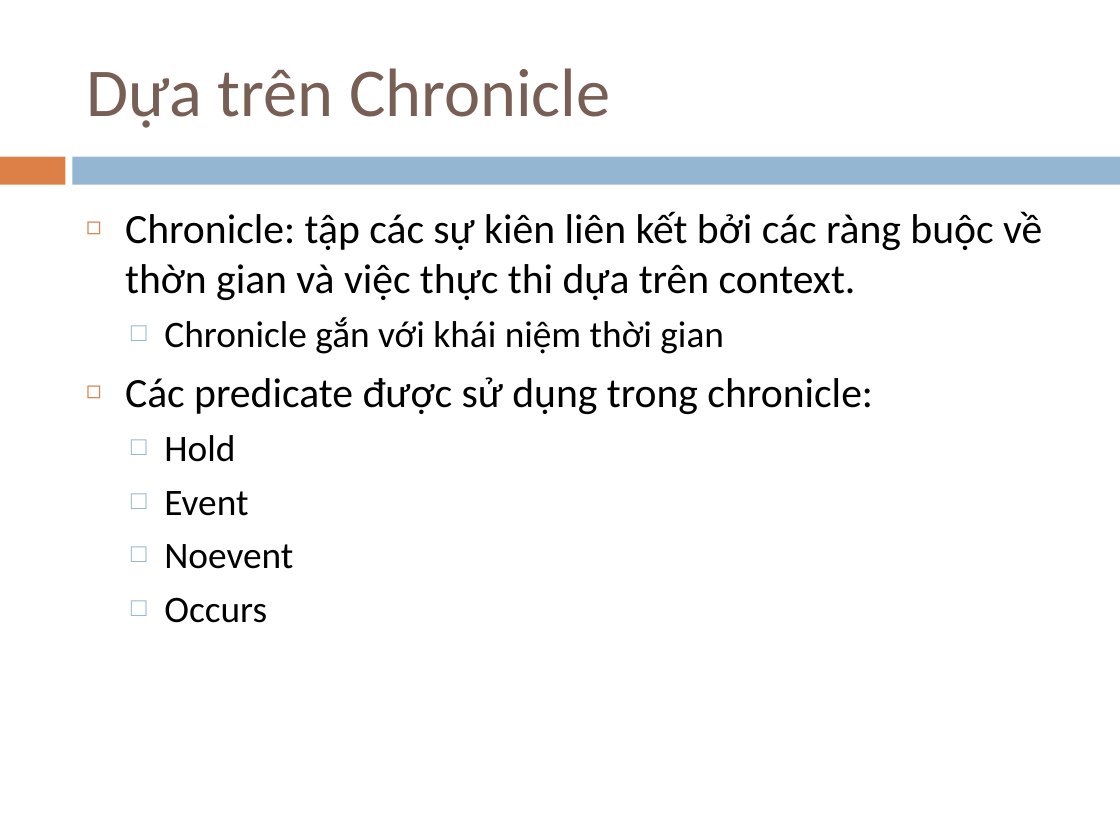
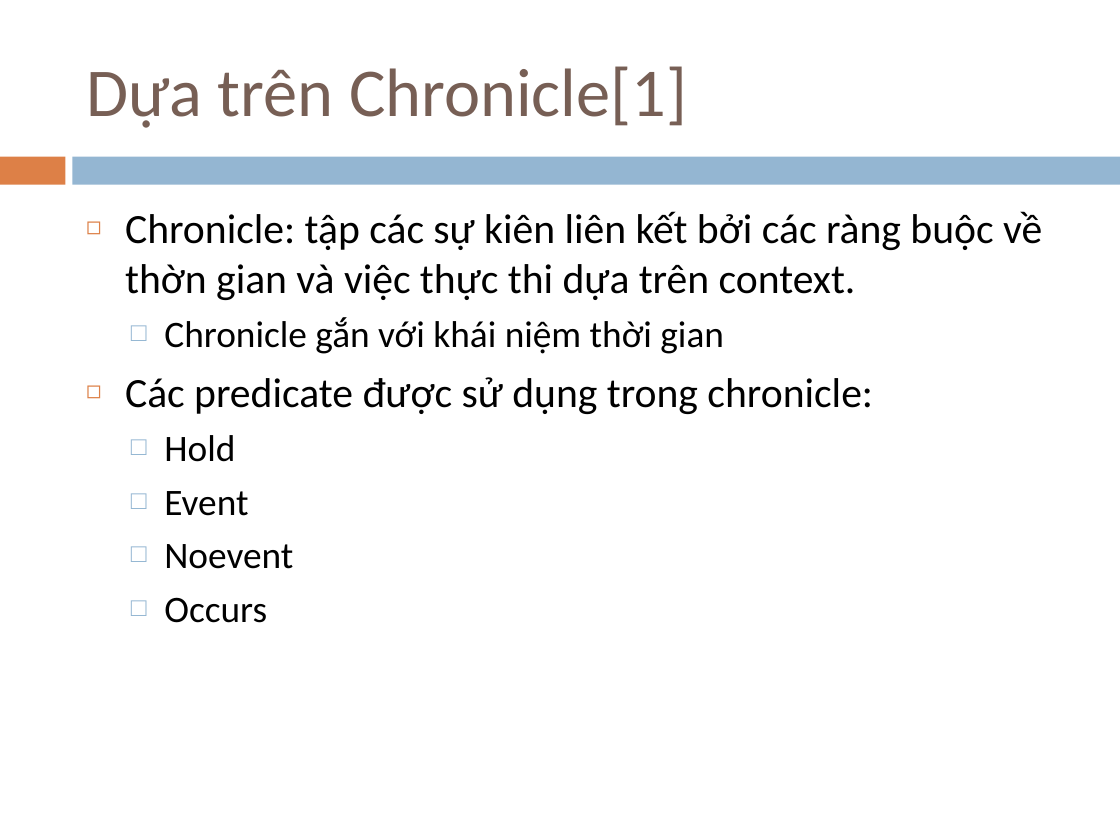
Before and after one commit to zedster27/secviz, a slide deck: slide 51 of Slides/DAMH1.ppt. Drawn at 1120x840 pixels with LibreOffice and Linux fonts; fonts in the diff are those of the drawing. Boxes give left, top, right and bottom in pixels: in the first picture for what was removed or moved away, otherwise in the second. Text is boxed around its words. In the diff, an @@ line names an element or a change of style, - is before the commit and + after.

Commit message:
MODIFY \trunk\Slides\DAMH1.ppt Slides 49-55,75 Unknown error. Add references again!

```diff
--- a/Slides/DAMH1.ppt
+++ b/Slides/DAMH1.ppt
@@ title at bbox=[86, 66, 687, 128]: text changed @@
-Dựa trên Chronicle
+Dựa trên Chronicle[1]
```
Also in this commit, not shown: 7 other slides changed.
